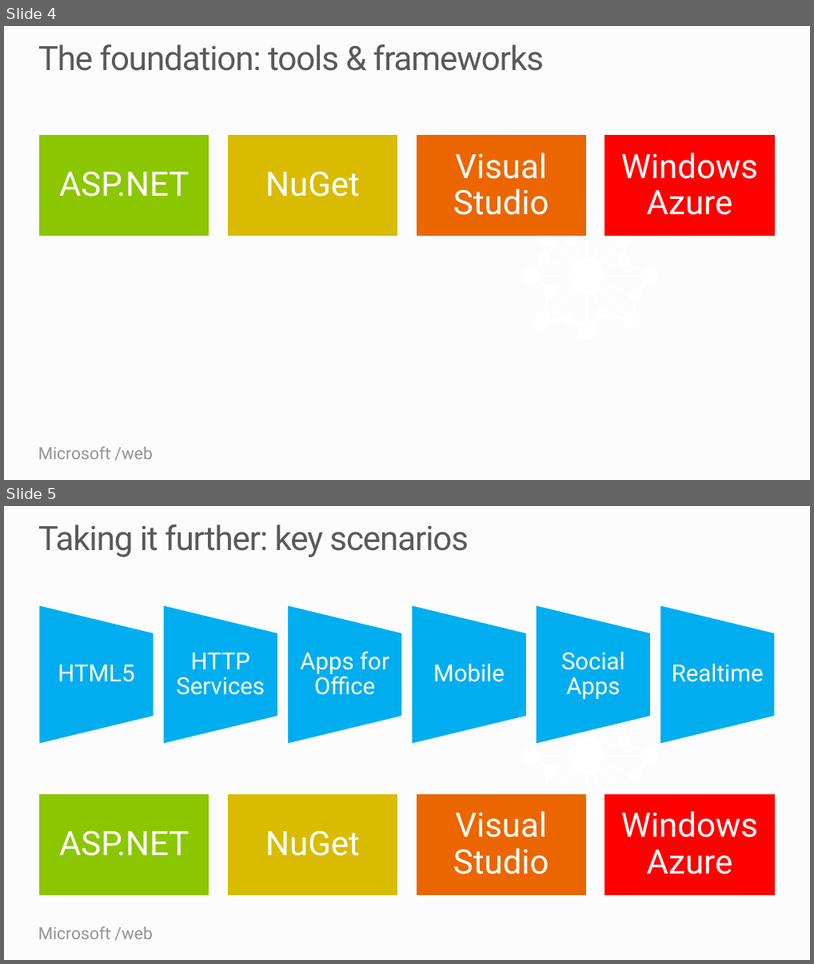
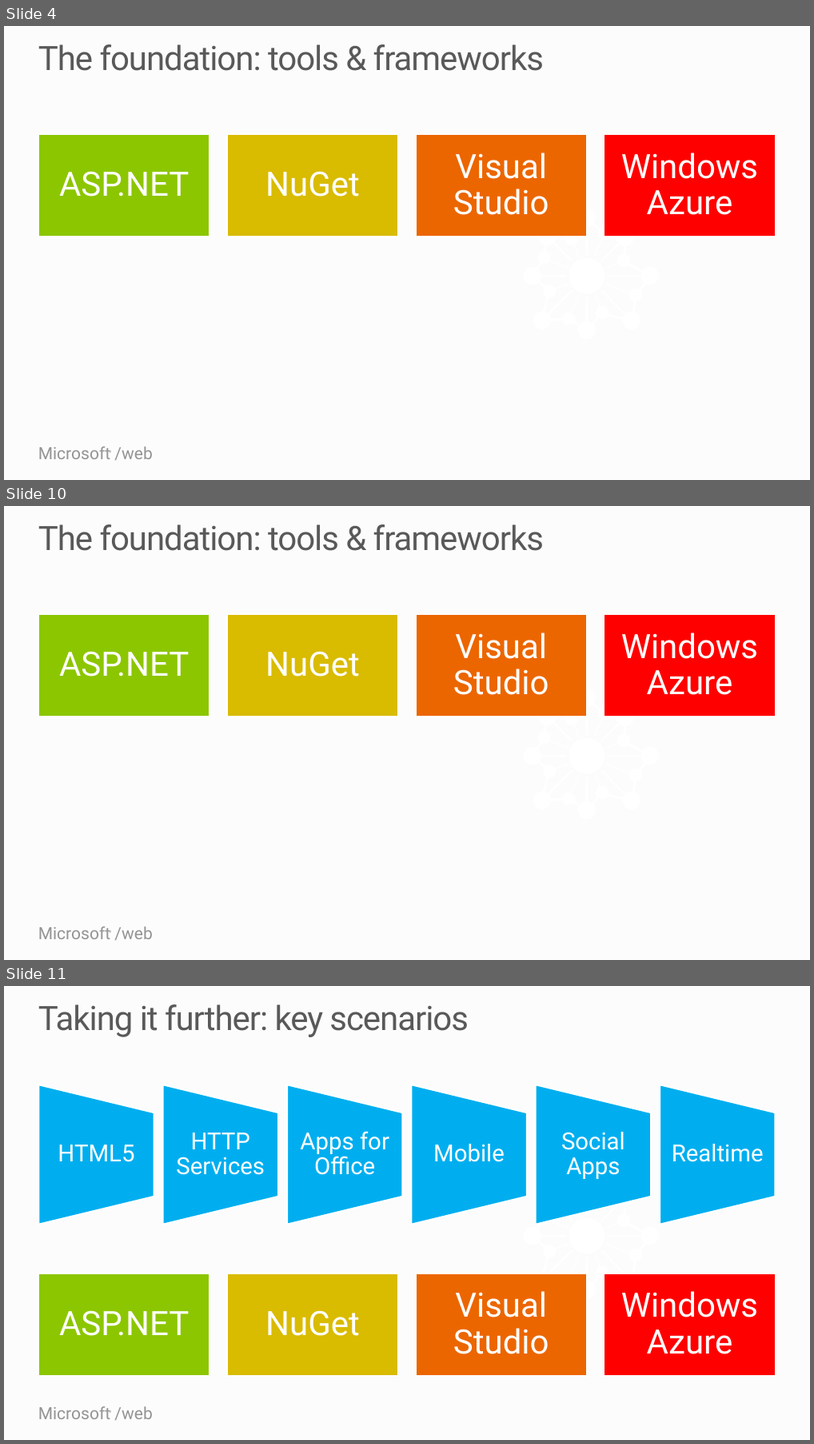
Before and after one commit to Microsoft-Web/PRESENTATION-Keynote, a slide deck: WebCampsKeynote.pptx. Shown one above the other, each under a label of ours: slides 4 and 5 before the commit, slides 4, 10 and 11 after it; the slides between them are not shown. The pictures are 814x964 and 814x1444 pixels, drawn with LibreOffice and Linux fonts; fonts in the diff are those of the drawing. Boxes give left, top, right and bottom in pixels: in the first picture for what was removed or moved away, otherwise in the second. Text is boxed around its words. In the diff, an @@ line names an element or a change of style, - is before the commit and + after.

```diff
--- a/WebCampsKeynote.pptx
+++ b/WebCampsKeynote.pptx
@@ slide 10 added at (x1=4, y1=506, x2=810, y2=960), background #FCFCFC; not listed: 2 template elements that a slide beside it also shows @@
@@ title added at (x1=38, y1=524, x2=544, y2=551), 40 pt, text #595959 @@
+The foundation: tools & frameworks
@@ group added at (x1=38, y1=614, x2=775, y2=717): 4 rectangles, 4 texts @@
+ASP.NET
+NuGet
+Visual Studio
+Windows Azure
@@ freeform shape added at (x1=524, y1=688, x2=660, y2=820), fill #FFFFFF @@
@@ what was slide 5 is now slide 11 @@
```
Also in this commit, not shown: 1 slide changed, 4 other slides added, 3 slides removed, 1 other file.
